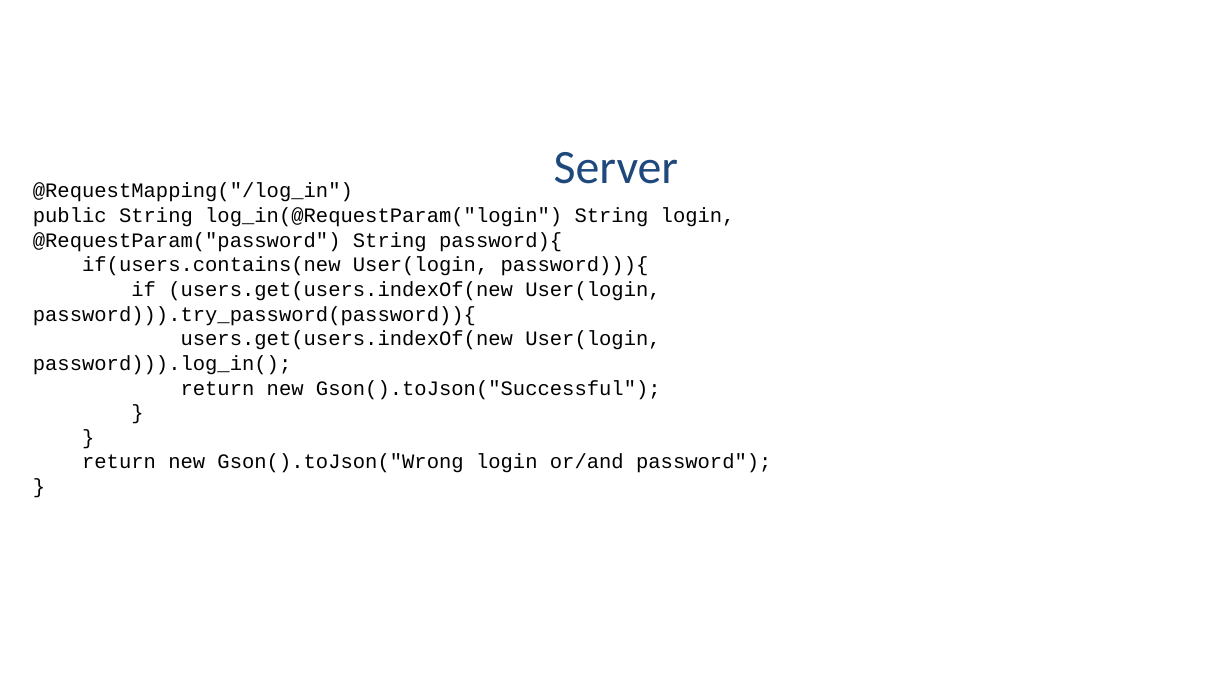
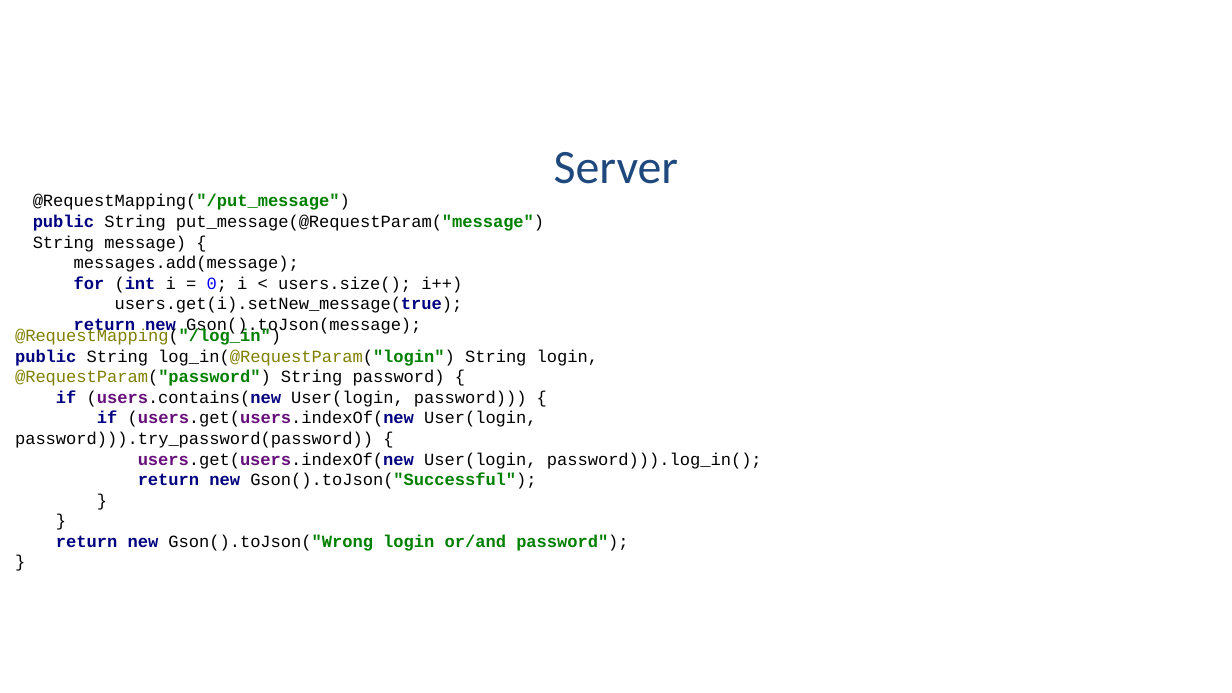
Before and after one commit to Vaneyk1973/FinalProject, a slide deck: slide 6 of Путь к вершине.pptx. Drawn at 1232x693 pixels with LibreOffice and Linux fonts; fonts in the diff are those of the drawing; background and template pictures are left out. Boxes give left, top, right and bottom in pixels: in the first picture for what was removed or moved away, otherwise in the second. Text is boxed around its words. In the diff, an @@ line names an element or a change of style, - is before the commit and + after.

```diff
--- a/Путь к вершине.pptx
+++ b/Путь к вершине.pptx
@@ rectangle added at (21, 193, 565, 351), fill #FFFFFF, 10 pt, text #000000 @@
+@RequestMapping("/put_message")
+public String put_message(@RequestParam("message") String message) {
+messages.add(message);
+for (int i = 0; i < users.size(); i++)
+users.get(i).setNew_message(true);
+return new Gson().toJson(message);
+}
@@ text at (15, 328, 762, 551): text changed; size 12 to 10 pt @@
-@RequestMapping("/log_in")
-public String log_in(@RequestParam("login") String login, @RequestParam("password") String password){
-if(users.contains(new User(login, password))){
-if (users.get(users.indexOf(new User(login, password))).try_password(password)){
-users.get(users.indexOf(new User(login, password))).log_in();
-return new Gson().toJson("Successful");
-}
-}
-return new Gson().toJson("Wrong login or/and password");
-}
+@RequestMapping("/log_in")
+public String log_in(@RequestParam("login") String login, @RequestParam("password") String password) {
+if (users.contains(new User(login, password))) {
+if (users.get(users.indexOf(new User(login, password))).try_password(password)) {
+users.get(users.indexOf(new User(login, password))).log_in();
+return new Gson().toJson("Successful");
+}
+}
+return new Gson().toJson("Wrong login or/and password");
+}
```
Also in this commit, not shown: 3 other slides changed.
